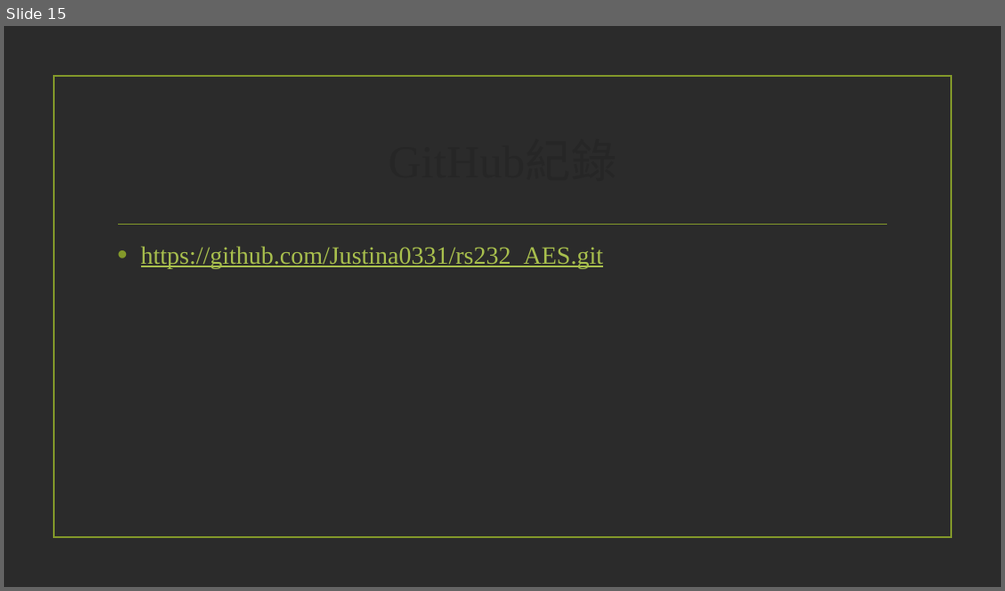
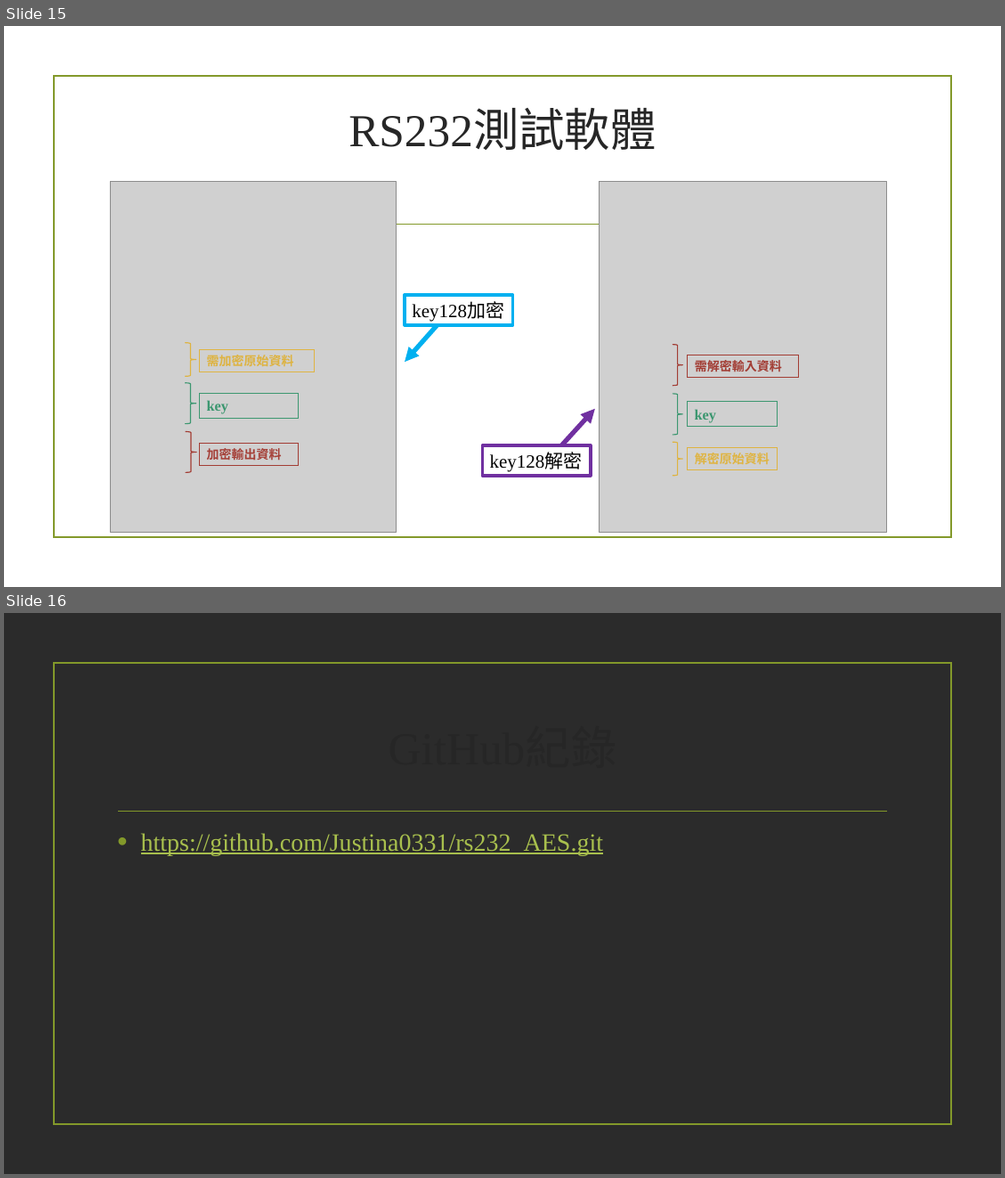
Before and after one commit to Justina0331/rs232_AES, a slide deck: rs232.pptx. Shown one above the other, each under a label of ours: slide 15 before the commit, slides 15 and 16 after it. The pictures are 1005x591 and 1005x1178 pixels, drawn with LibreOffice and Linux fonts; fonts in the diff are those of the drawing; grey boxes stand for pictures; background and template pictures are left out; a plain dark background stands for a picture behind light text. Boxes give left, top, right and bottom in pixels: in the first picture for what was removed or moved away, otherwise in the second. Text is boxed around its words. In the diff, an @@ line names an element or a change of style, - is before the commit and + after.

```diff
--- a/rs232.pptx
+++ b/rs232.pptx
@@ slide 15 added at (x1=4, y1=26, x2=1001, y2=587), background picture (left out); not listed: 2 template elements that a slide beside it also shows @@
@@ title added at (x1=348, y1=111, x2=655, y2=150), 44 pt, text #262626 @@
+RS232測試軟體
@@ picture added at (x1=110, y1=182, x2=396, y2=532) @@
@@ picture added at (x1=599, y1=182, x2=886, y2=532) @@
@@ rectangle added at (x1=404, y1=295, x2=513, y2=325), outline #00B0F0 3 pt, 18 pt, text #000000 @@
+key128加密
@@ right brace added at (x1=185, y1=342, x2=196, y2=376), outline #DEB340 1 pt @@
@@ arrow added from (437, 325) to (404, 362), #00B0F0 4.5 pt @@
@@ right brace added at (x1=672, y1=345, x2=683, y2=386), outline #A23C33 1 pt @@
@@ rectangle added at (x1=199, y1=349, x2=314, y2=371), outline #DFB442 0.75 pt, 12 pt, text #DEB340, bold @@
+需加密原始資料
@@ rectangle added at (x1=688, y1=355, x2=799, y2=378), outline #A23C33 0.75 pt, 12 pt, text #A23C33, bold @@
+需解密輸入資料
@@ right brace added at (x1=185, y1=383, x2=196, y2=424), outline #3C9770 1 pt @@
@@ rectangle added at (x1=199, y1=394, x2=298, y2=418), outline #3C9770 0.75 pt, 14 pt, text #3C9770, bold @@
+key
@@ right brace added at (x1=672, y1=394, x2=683, y2=435), outline #3C9770 1 pt @@
@@ arrow added from (562, 445) to (595, 409), #7030A0 4.5 pt @@
@@ rectangle added at (x1=688, y1=402, x2=777, y2=426), outline #3C9770 0.75 pt, 14 pt, text #3C9770, bold @@
+key
@@ right brace added at (x1=186, y1=431, x2=197, y2=473), outline #A23C33 1 pt @@
@@ rectangle added at (x1=199, y1=443, x2=298, y2=465), outline #A23C33 0.75 pt, 12 pt, text #A54038, bold @@
+加密輸出資料
@@ rectangle added at (x1=483, y1=445, x2=591, y2=475), outline #7030A0 3 pt, 18 pt, text #000000 @@
+key128解密
@@ right brace added at (x1=672, y1=442, x2=683, y2=475), outline #DEB340 1 pt @@
@@ rectangle added at (x1=688, y1=447, x2=777, y2=469), outline #DEB340 0.75 pt, 12 pt, text #DFB442, bold @@
+解密原始資料
@@ what was slide 15 is now slide 16 @@
```
